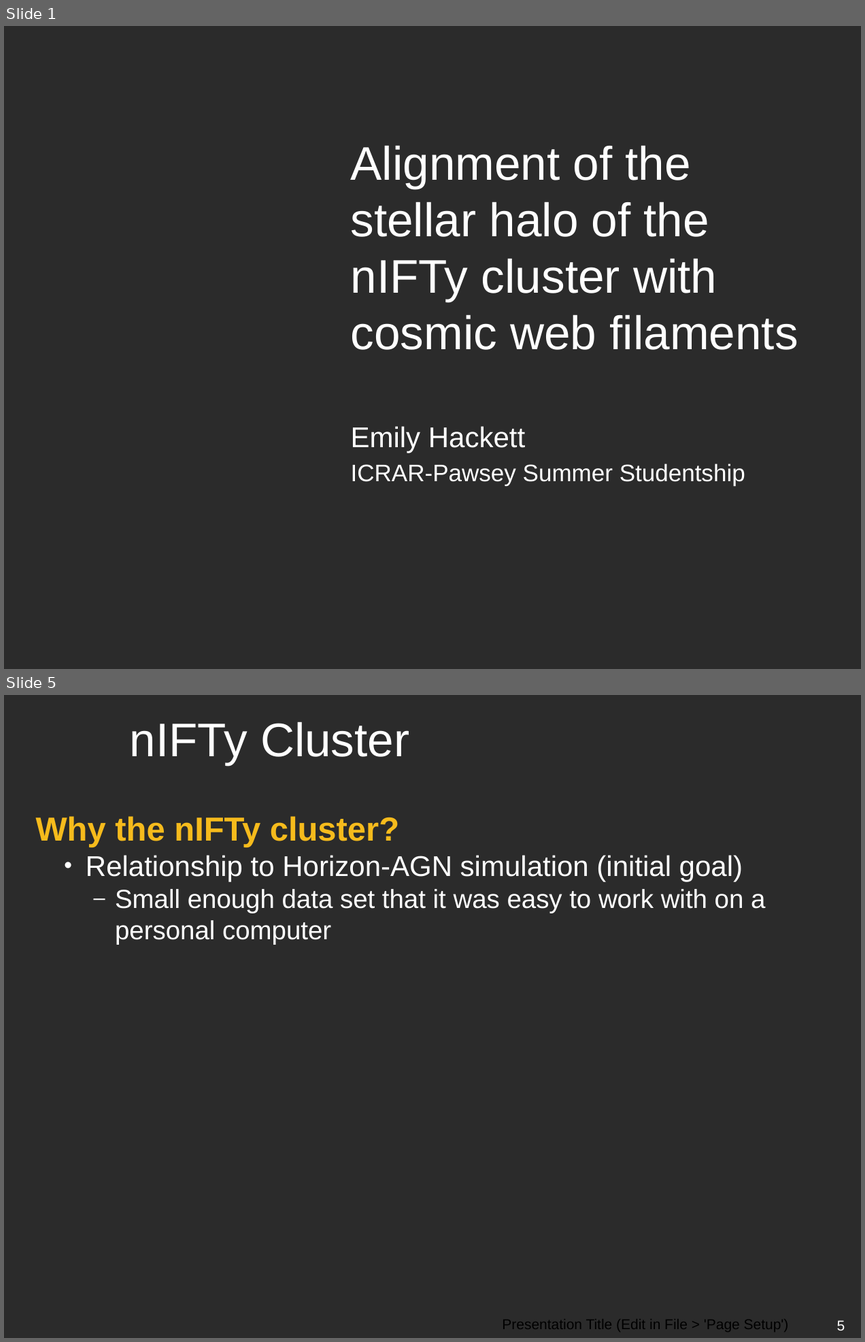
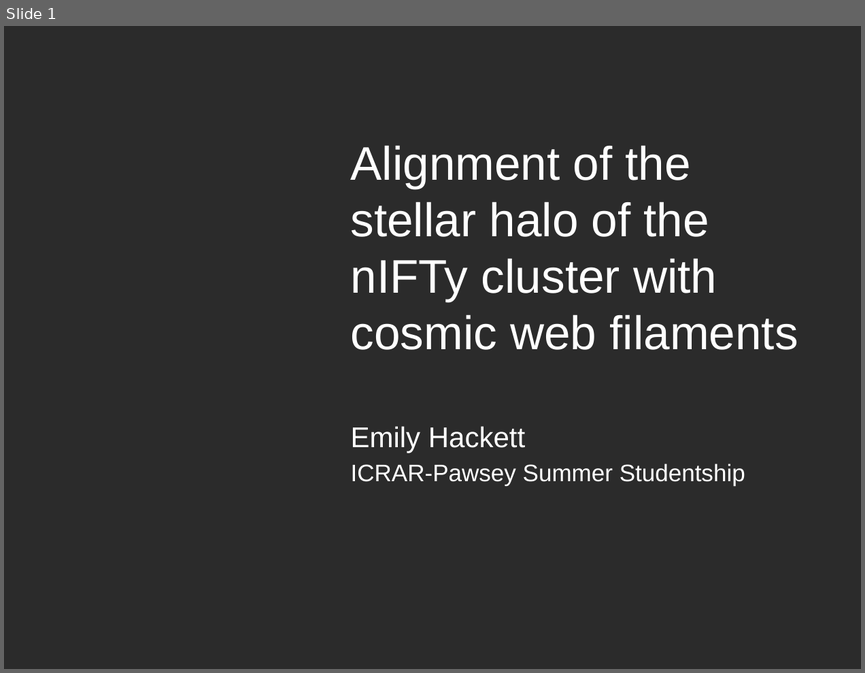
Before and after one commit to emilyhackett/icrar_report, a slide deck: ICRAR-Black-Powerpoint.pptx. Shown one above the other, each under a label of ours: slides 1 and 5 before the commit, slide 1 after it; the slides between them are not shown. The pictures are 865x1342 and 865x673 pixels, drawn with LibreOffice and Linux fonts; fonts in the diff are those of the drawing; background and template pictures are left out; a plain dark background stands for a picture behind light text. Boxes give left, top, right and bottom in pixels: in the first picture for what was removed or moved away, otherwise in the second. Text is boxed around its words. In the diff, an @@ line names an element or a change of style, - is before the commit and + after.

```diff
--- a/ICRAR-Black-Powerpoint.pptx
+++ b/ICRAR-Black-Powerpoint.pptx
@@ slide 5 removed at (4,695,861,1338), background picture (left out) @@
@@ title removed at (130,722,409,765) @@
-nIFTy Cluster
@@ text removed at (36,816,765,945) @@
-Why the nIFTy cluster?
-    • Relationship to Horizon-AGN simulation (initial goal)
-      – Small enough data set that it was easy to work with on a personal computer
@@ text removed at (502,1319,789,1331) @@
-Presentation Title (Edit in File > 'Page Setup')
@@ page number removed at (837,1320,845,1330) @@
-5
```
Also in this commit, not shown: 5 slides changed, 1 other slide removed.
